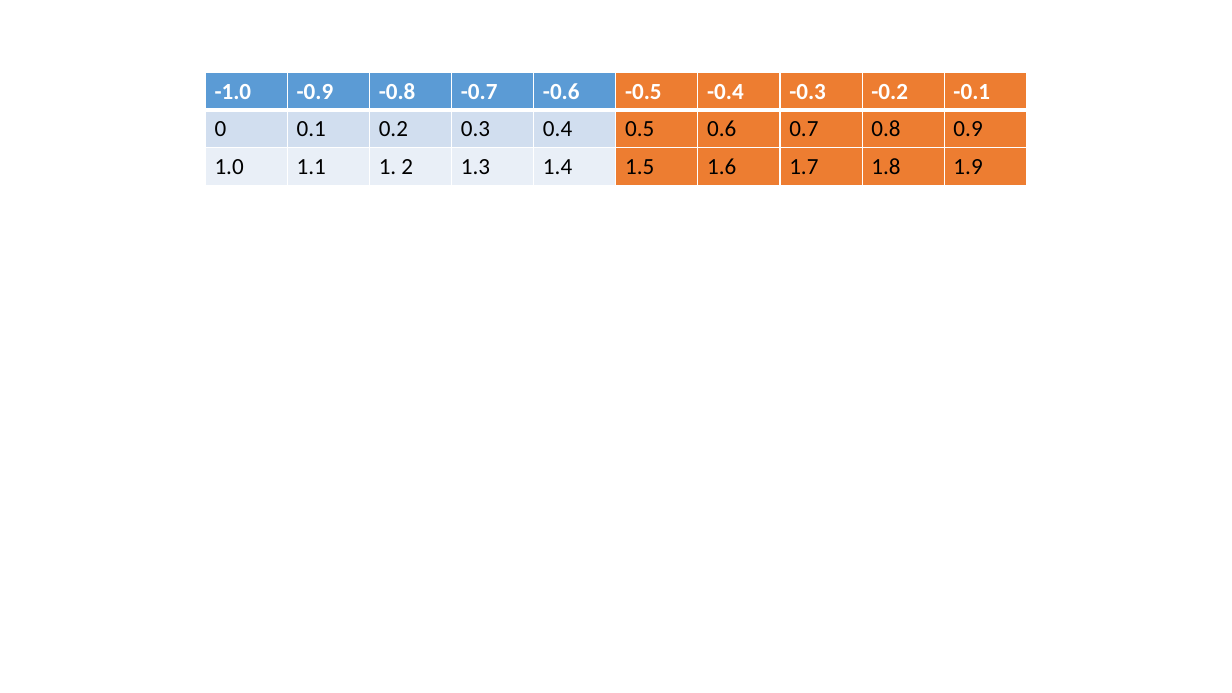
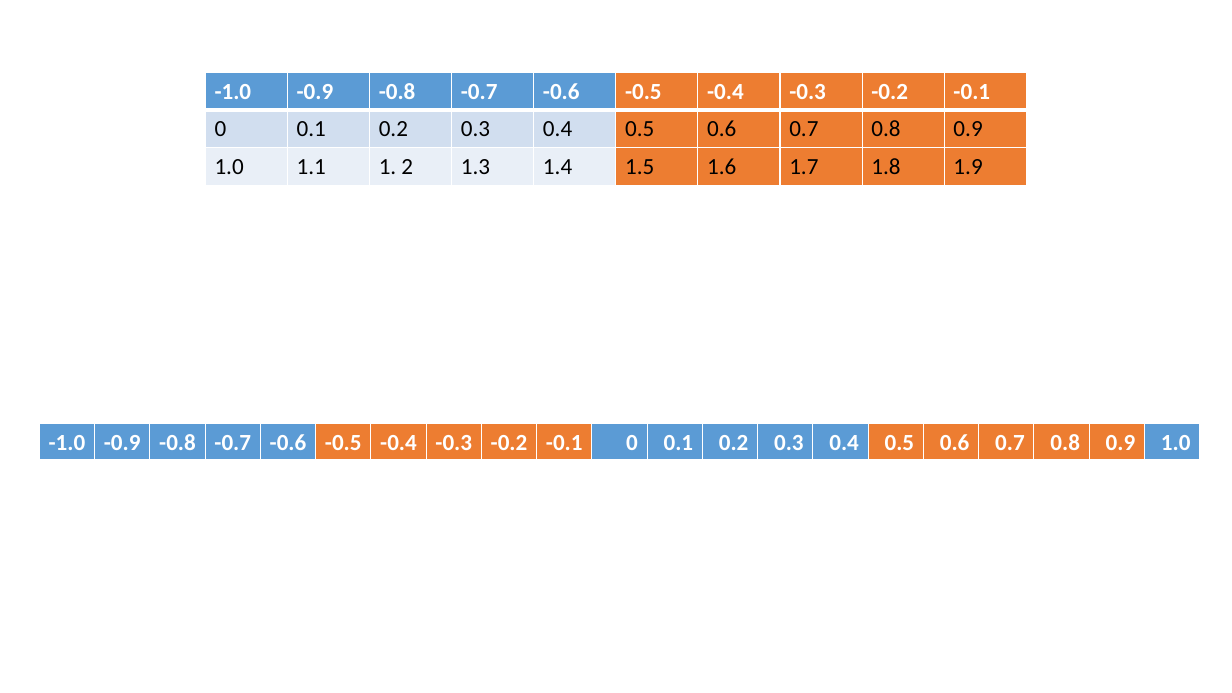
Before and after one commit to OrdinaryYZH/OrdinaryYZH.github.io, a slide deck: slide 3 of source/_posts/private/temp.pptx. Drawn at 1232x693 pixels with LibreOffice and Linux fonts; fonts in the diff are those of the drawing. Boxes give left, top, right and bottom in pixels: in the first picture for what was removed or moved away, otherwise in the second. Text is boxed around its words. In the diff, an @@ line names an element or a change of style, - is before the commit and + after.

Commit message:
【Update】ppt

```diff
--- a/source/_posts/private/temp.pptx
+++ b/source/_posts/private/temp.pptx
@@ table added at [40, 423, 1204, 461], 1 rows, 21 columns @@
+-1.0 | -0.9 | -0.8 | -0.7 | -0.6 | -0.5 | -0.4 | -0.3 | -0.2 | -0.1 | 0 | 0.1 | 0.2 | 0.3 | 0.4 | 0.5 | 0.6 | 0.7 | 0.8 | 0.9 | 1.0
```
Also in this commit, not shown: 1 slide added.
